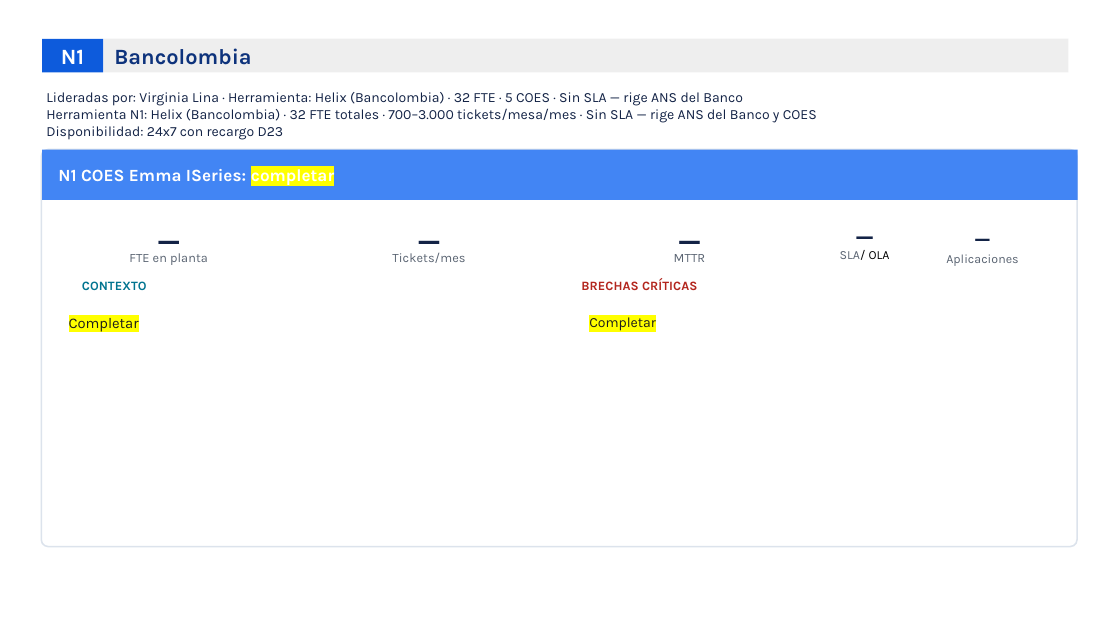
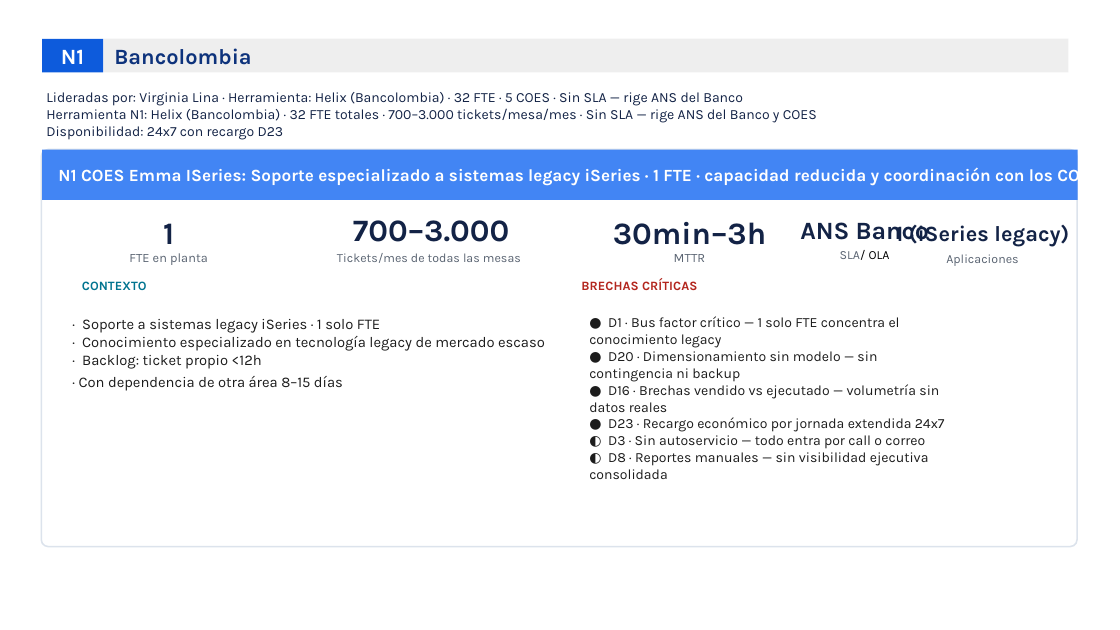
Before and after one commit to nataliazarthapersonalsoft/mesadeservicio-modernizacionaplicaciones, a slide deck: slide 20 of 02-Ingenieria/01-investigacion_operaciones/04-lecciones_aprendidas/Levantar lecciones aprendidas mesas actuales.pptx (slide 34 before the commit). Drawn at 1120x630 pixels with LibreOffice and Linux fonts; fonts in the diff are those of the drawing; background and template pictures are left out. Boxes give left, top, right and bottom in pixels: in the first picture for what was removed or moved away, otherwise in the second. Text is boxed around its words. In the diff, an @@ line names an element or a change of style, - is before the commit and + after.

```diff
--- a/02-Ingenieria/01-investigacion_operaciones/04-lecciones_aprendidas/Levantar lecciones aprendidas mesas actuales.pptx
+++ b/02-Ingenieria/01-investigacion_operaciones/04-lecciones_aprendidas/Levantar lecciones aprendidas mesas actuales.pptx
@@ text at (58, 166, 1101, 186): text changed @@
-N1 COES Emma ISeries: completar
+N1 COES Emma ISeries: Soporte especializado a sistemas legacy iSeries · 1 FTE · capacidad reducida y coordinación con los COES
@@ text at (163, 223, 174, 244): text changed @@
-_
+1
@@ text at (353, 220, 509, 242): text changed @@
-_
+700–3.000
@@ text at (613, 222, 766, 245): text changed @@
-_
+30min–3h
@@ text at (800, 222, 929, 244): text changed @@
-_
+ANS Banco
@@ text at (896, 225, 1069, 247): text changed @@
-_
+1 (iSeries legacy)
@@ text at (337, 253, 521, 263): text changed; size 8.2 to 8 pt @@
-Tickets/mes
+Tickets/mes de todas las mesas
@@ text at (79, 319, 545, 391): text changed @@
-Completar
+· Soporte a sistemas legacy iSeries · 1 solo FTE
+· Conocimiento especializado en tecnología legacy de mercado escaso
+· Backlog: ticket propio <12h
+· Con dependencia de otra área 8–15 días
@@ text at (589, 316, 945, 479): text changed @@
-Completar
+● D1 · Bus factor crítico — 1 solo FTE concentra el conocimiento legacy
+● D20 · Dimensionamiento sin modelo — sin contingencia ni backup
+● D16 · Brechas vendido vs ejecutado — volumetría sin datos reales
+● D23 · Recargo económico por jornada extendida 24x7
+◐ D3 · Sin autoservicio — todo entra por call o correo
+◐ D8 · Reportes manuales — sin visibilidad ejecutiva consolidada
```
Also in this commit, not shown: 10 other slides changed, 7 slides added, 33 slides removed, 9 other files.
